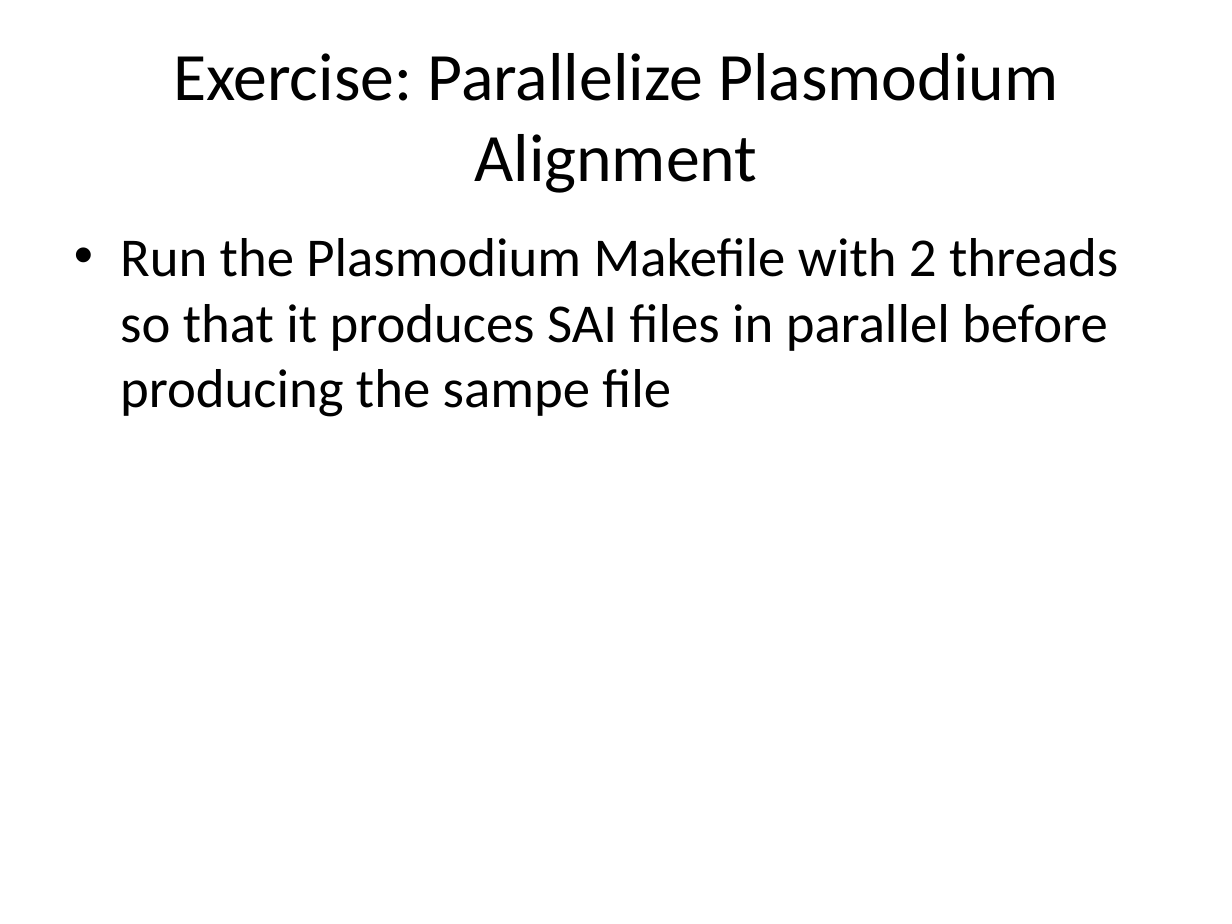
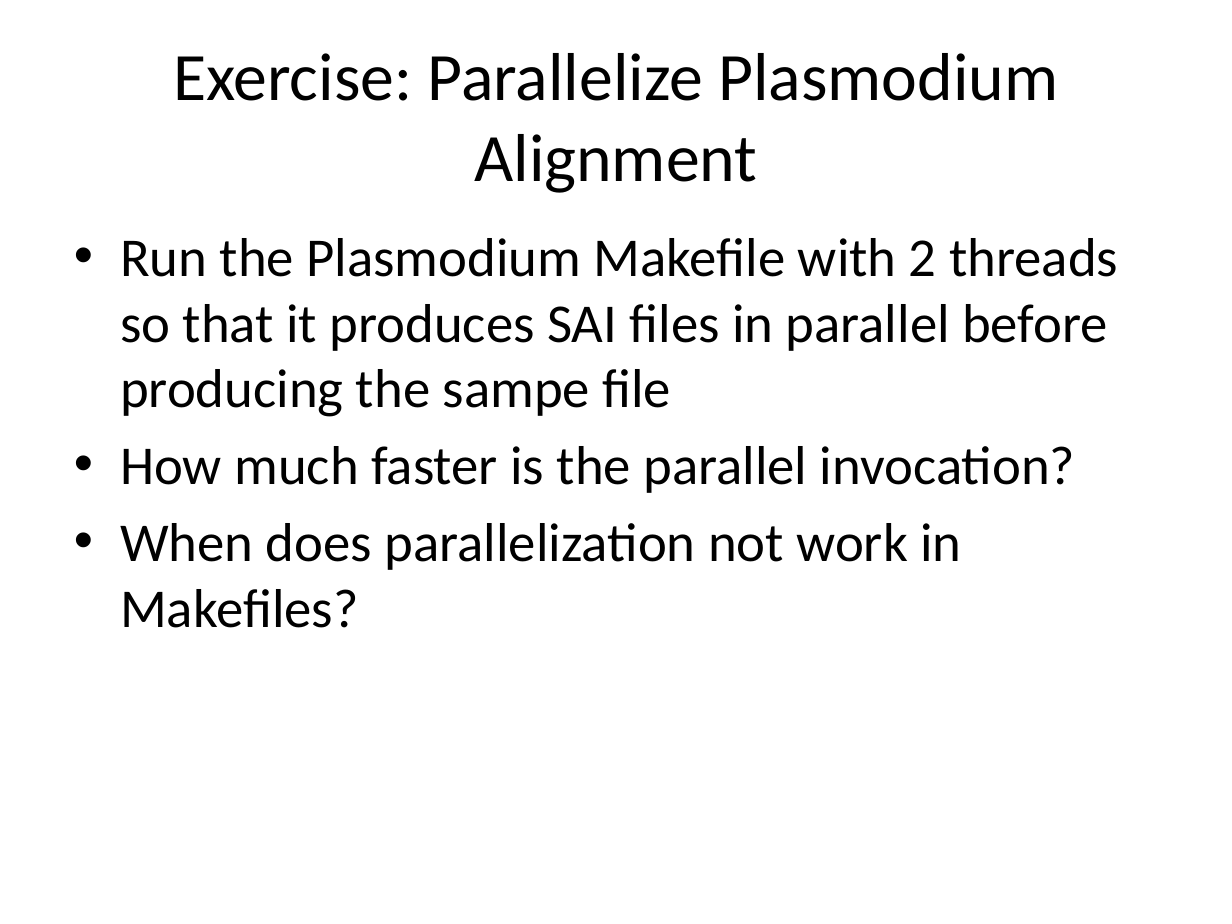
Before and after one commit to rvosa/ngs-workflows, a slide deck: slide 20 of doc/slides/day3/session3/Parallelization.pptx. Drawn at 1232x924 pixels with LibreOffice and Linux fonts; fonts in the diff are those of the drawing. Boxes give left, top, right and bottom in pixels: in the first picture for what was removed or moved away, otherwise in the second. Text is boxed around its words. In the diff, an @@ line names an element or a change of style, - is before the commit and + after.

```diff
--- a/doc/slides/day3/session3/Parallelization.pptx
+++ b/doc/slides/day3/session3/Parallelization.pptx
@@ text at bbox=[120, 446, 1075, 628]: paragraphs added @@
+• How much faster is the parallel invocation?
+• When does parallelization not work in Makefiles?
```
Also in this commit, not shown: 2 other slides changed, 1 other file.
